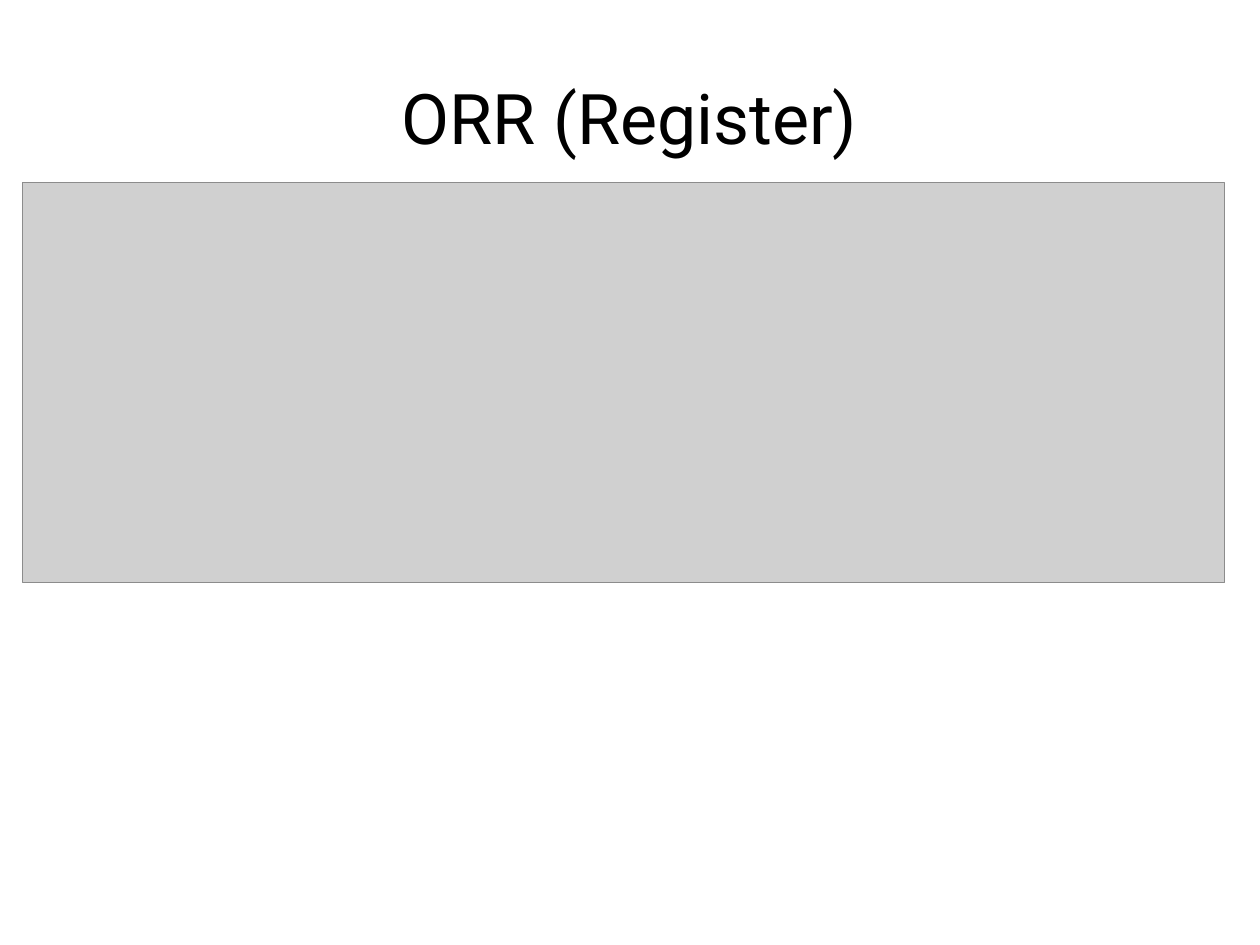
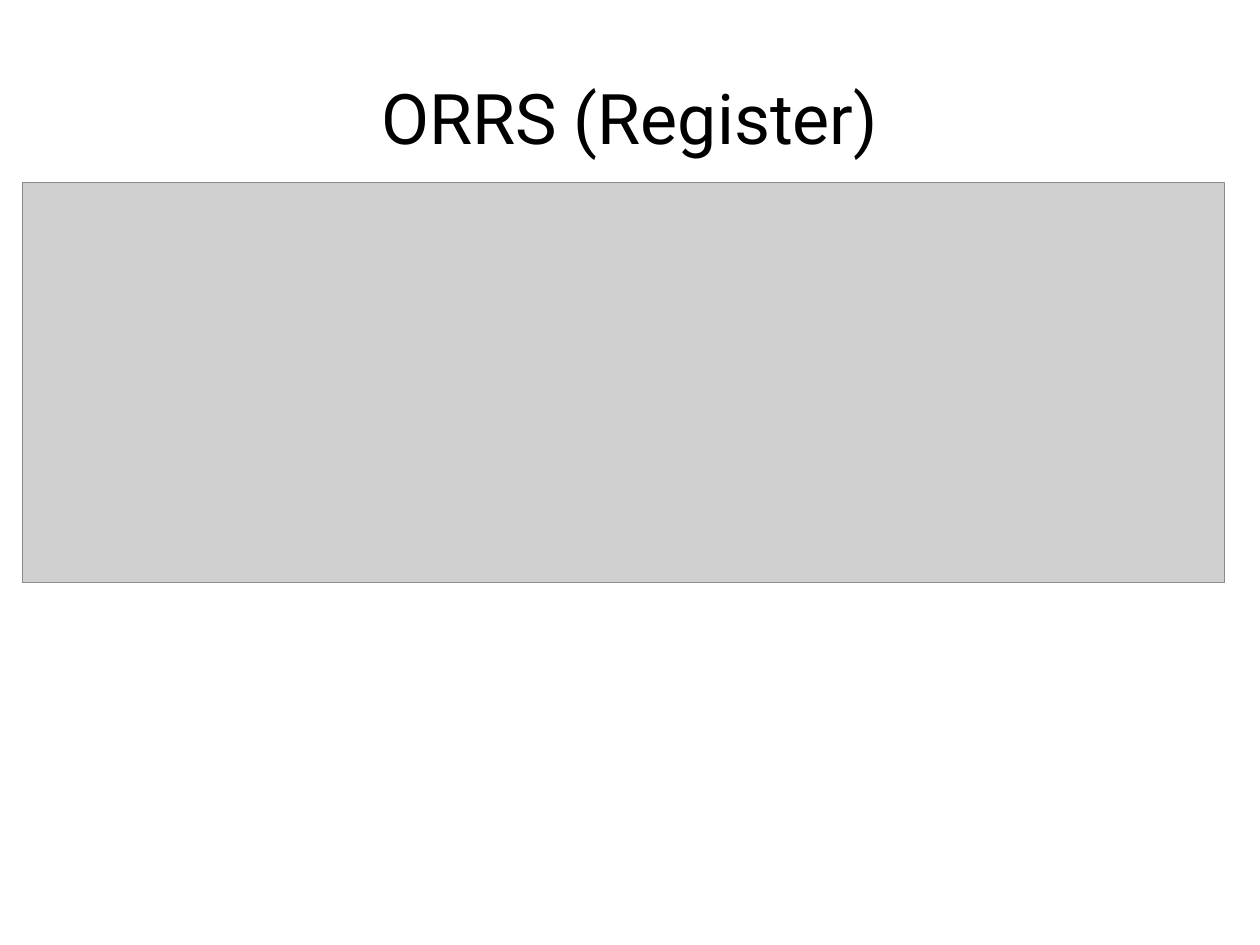
Before and after one commit to jardelufc/RISCME, a slide deck: slide 14 of docs/RISCME..pptx (slide 13 before the commit). Drawn at 1260x945 pixels with LibreOffice and Linux fonts; fonts in the diff are those of the drawing; grey boxes stand for pictures. Boxes give left, top, right and bottom in pixels: in the first picture for what was removed or moved away, otherwise in the second. Text is boxed around its words. In the diff, an @@ line names an element or a change of style, - is before the commit and + after.

```diff
--- a/docs/RISCME..pptx
+++ b/docs/RISCME..pptx
@@ title at [381,88,878,160]: text changed @@
-ORR (Register)
+ORRS (Register)
```
Also in this commit, not shown: 10 other slides changed, 2 slides added, 3 other files.
